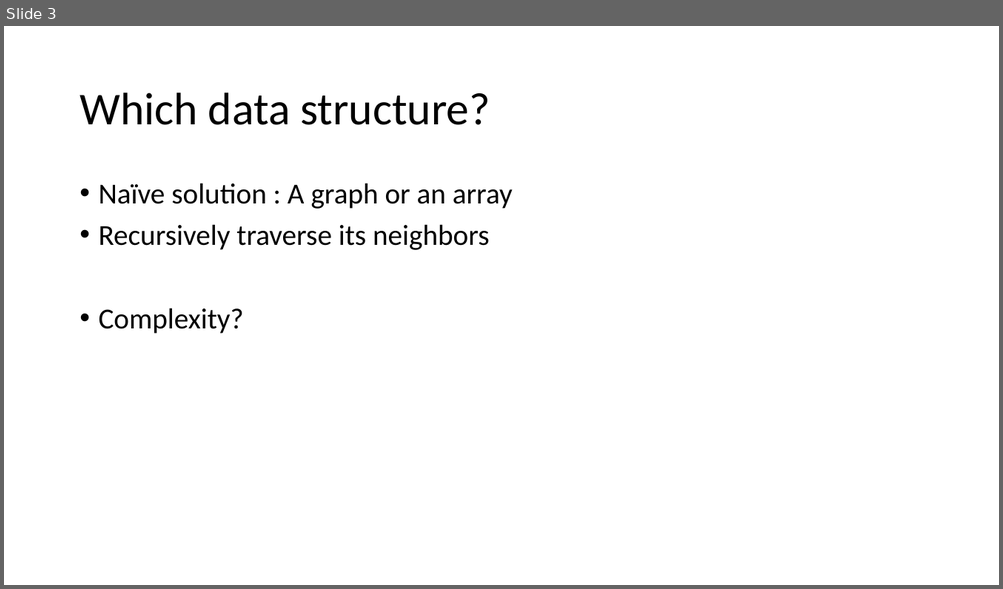
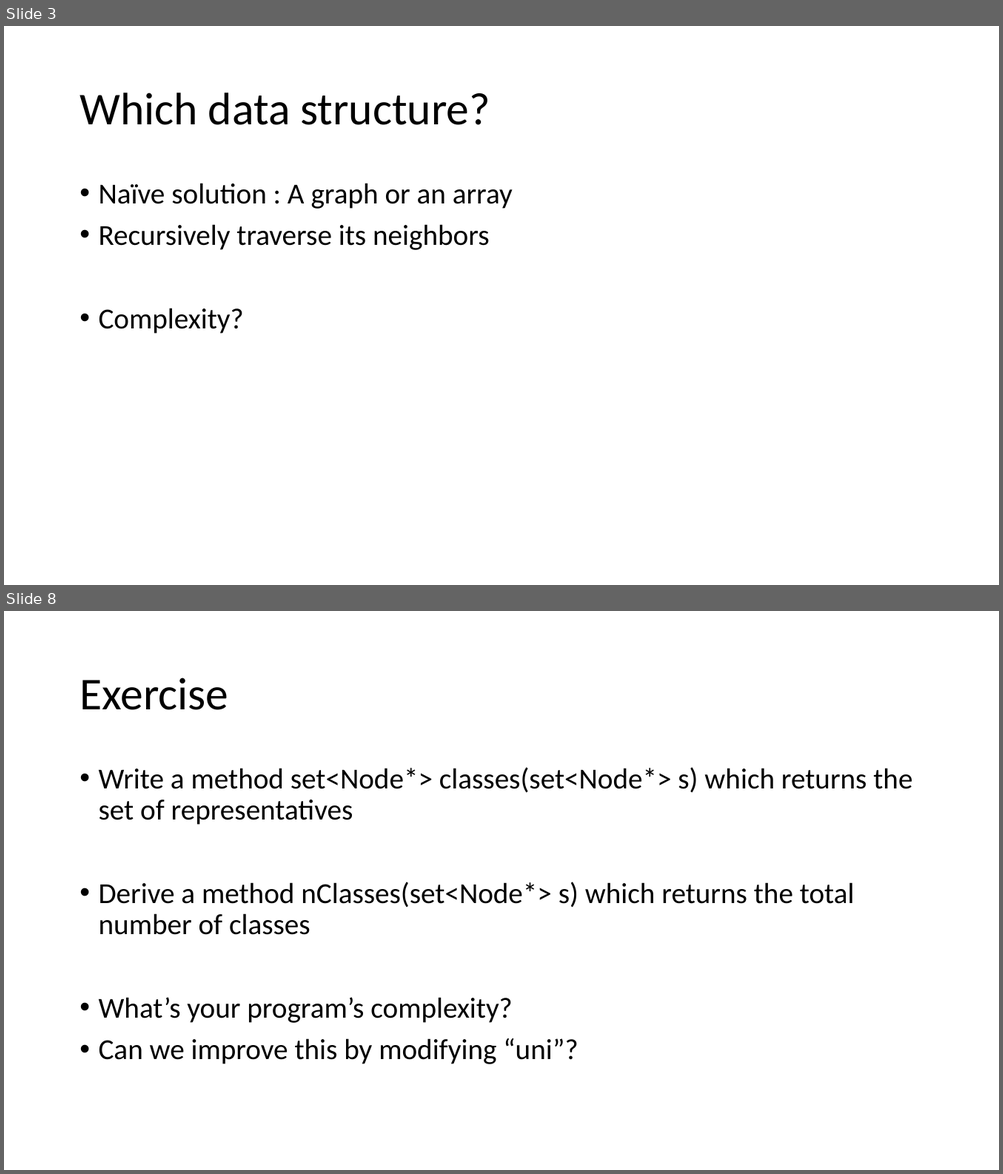
Before and after one commit to kwea123/cpp_data_algo, a slide deck: 8_Disjoint.pptx. Shown one above the other, each under a label of ours: slide 3 before the commit, slides 3 and 8 after it; the slides between them are not shown. The pictures are 1003x589 and 1003x1174 pixels, drawn with LibreOffice and Linux fonts; fonts in the diff are those of the drawing. Boxes give left, top, right and bottom in pixels: in the first picture for what was removed or moved away, otherwise in the second. Text is boxed around its words. In the diff, an @@ line names an element or a change of style, - is before the commit and + after.

```diff
--- a/8_Disjoint.pptx
+++ b/8_Disjoint.pptx
@@ slide 8 added at (4,611,999,1170), background #FFFFFF @@
@@ title added at (79,678,228,710), 44 pt, text #000000 @@
+Exercise
@@ text added at (99,767,912,1065), 28 pt, text #000000 @@
+• Write a method set<Node*> classes(set<Node*> s) which returns the set of representatives
+• Derive a method nClasses(set<Node*> s) which returns the total number of classes
+• What’s your program’s complexity?
+• Can we improve this by modifying “uni”?
```
Also in this commit, not shown: 2 slides changed, 16 other slides added, 15 other files.
